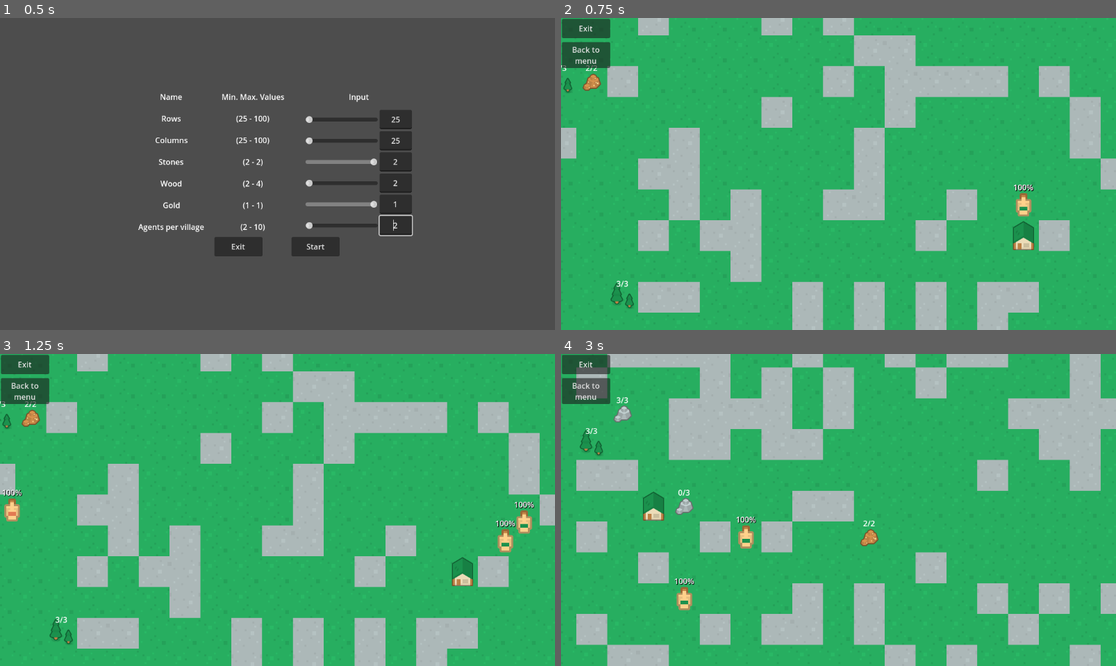
Above: before the commit, frames 1-4 (two rows, left to right).
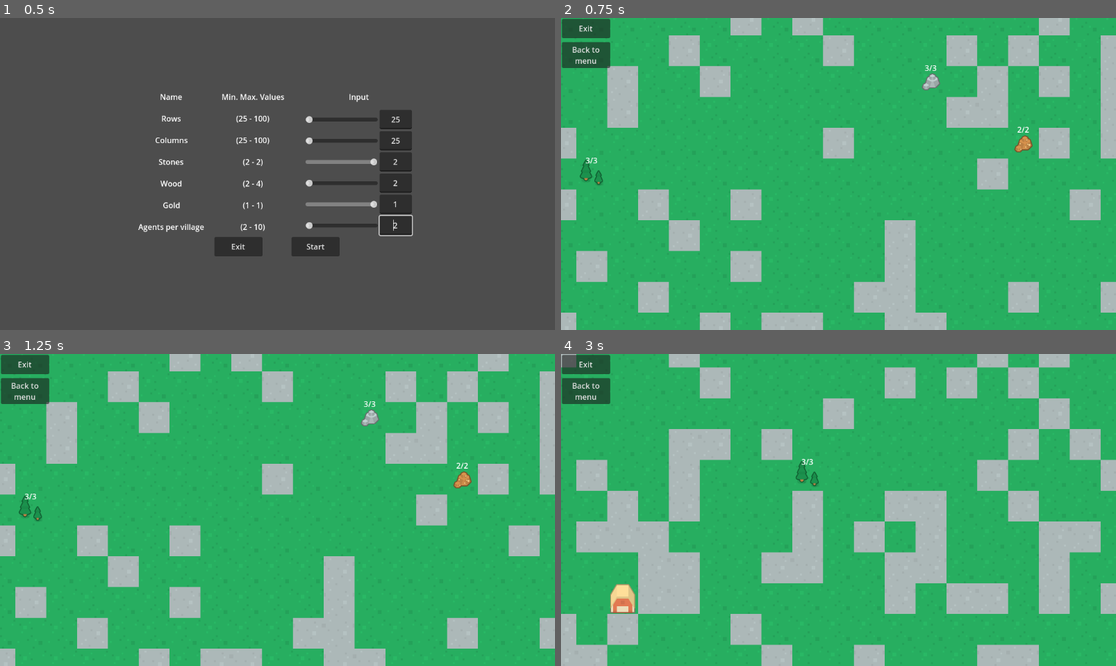
Above: after the commit, the same moments.

Repository: ApostolisSiampanis/intelligent-agents
Game: Godot game, scene res://scenes/input_screen.tscn
Two runs of this game, one before a commit and one after it. Both use one fixed random seed, a clock stepped at 60 frames per second and the inputs below.
Inputs (mouse positions are in pixels of both pictures, inside the frame that each line leads up to):
- Up to frame 1 (0.5 s): no input
- Up to frame 2 (0.75 s): click "Start" at 0.5 s
- Up to frame 3 (1.25 s): no input
- Up to frame 4 (3 s): click "Back to menu" at 1.25 s; click "Start" at 2 s; move the mouse to (960, 494) at 2.77 s; hold S (camera_move_down) from 2.78 s (still down)

Frame 1 is identical in both runs. In frame 2, 32% of the frame differs, in the area x 0-100%, y 0-100%; in frame 3, 33%; in frame 4, 38%.

Commit message:
Update map_generator.gd
- Remove RandomNumberGenerator, use randi_range directly.
- Rename AGENTS variable to agents_array.

Diff:
--- a/scripts/map_generator.gd
+++ b/scripts/map_generator.gd
@@ -10,11 +10,7 @@
 const TILE_SIZE := Vector2i(64,64)
 const MAX_Y := 100
 
-var AGENTS := [] # stores all created agent instances
-
-
-''' Random number generator '''
-var rng := RandomNumberGenerator.new()
+var agents_array := [] # stores all created agent instances
 
 
 ''' Tiles coordinates based on medieval_tilesheet (TileSet) '''
@@ -58,9 +54,6 @@
 	obstacles = ceili(rows * cols * 0.2)
 
 func _ready():
-	# Set a random seed for the RandomNumberGenerator
-	randomize()
-
 	# Center the tile map
 	var viewport_size: Vector2 = get_viewport_rect().size
 	self.set_position(Vector2(
@@ -82,7 +75,7 @@
 	generate_map(map, available_rows)
 
 	# Place agents into the tile map to start exploring
-	for agent in AGENTS:
+	for agent in agents_array:
 		add_child(agent)
 
 func generate_map(map: Array, available_rows: Array) -> void:
@@ -110,8 +103,8 @@
 				add_collider_for_resource(resource_coords, wood + ((y+1) * (x+1)), "wood")
 				wood -= 1
 			if agents > 0: # in each iteration create one agent for each village
-				AGENTS.append(create_agent(AGENT.instantiate(), 0, village_1_coords)) # agent for village 1
-				AGENTS.append(create_agent(AGENT.instantiate(), 1, village_2_coords)) # agent for village 2
+				agents_array.append(create_agent(AGENT.instantiate(), 0, village_1_coords)) # agent for village 1
+				agents_array.append(create_agent(AGENT.instantiate(), 1, village_2_coords)) # agent for village 2
 				agents -= 1
 			if obstacles > 0: # obstacles tile placement
 				add_foreground_tile(map, available_rows, obstacle_tile_coords)
@@ -126,10 +119,10 @@
 		  it's also removed from available_rows.
 		- Returns a dictionary containing the placed tile's x and y coordinates in the map.
 	"""
-	var idx_of_y: int = rng.randi_range(0, len(available_rows)-1)
+	var idx_of_y: int = randi_range(0, len(available_rows)-1)
 	var y: int = available_rows[idx_of_y]
 
-	var idx_of_x: int = rng.randi_range(0, len(map[y])-1)
+	var idx_of_x: int = randi_range(0, len(map[y])-1)
 	var x: int = map[y].pop_at(idx_of_x)
 
 	if len(map[y]) == 0:
